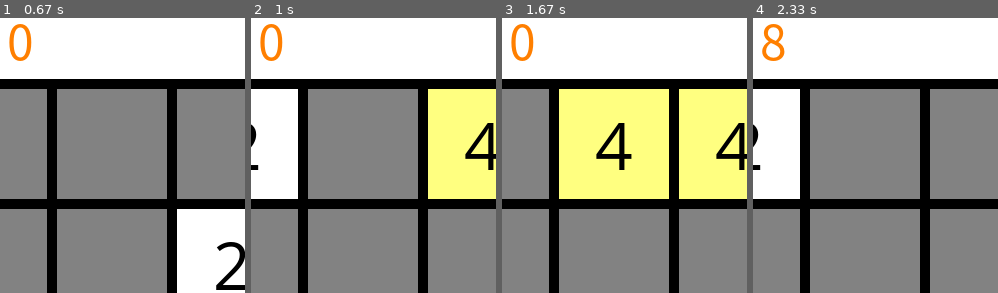
Above: before the commit, frames 1-4 (left to right).
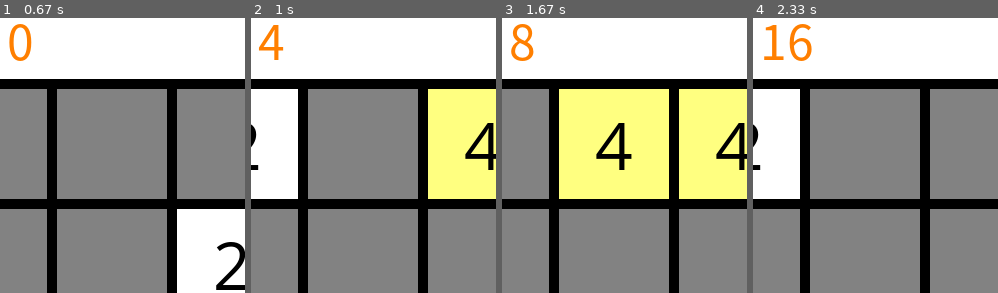
Above: after the commit, the same moments.

Repository: Roman-Blokhin/Python
Game: pygame game, started from my_code/game_2048/main.py
Same seed, same stepped clock (60 frames per second), same inputs: the game is played once before the commit and once after it.
Inputs:
- Up to frame 1 (0.67 s): hold Right from 0.33 s (still down)
- Up to frame 2 (1 s): release Right at 0.8 s; hold Up from 0.83 s (still down)
- Up to frame 3 (1.67 s): release Up at 1.13 s; hold Right from 1.17 s (still down)
- Up to frame 4 (2.33 s): release Right at 1.72 s; hold Left from 1.75 s (still down)
The pictures show only the part of the screen within x 39-89%, y 0-50%; the shares and areas given below are measured in that part.

Frame 1 is identical in both runs. In frame 2, 0.8% of the frame differs, in the area x 3-14%, y 2-16%; in frame 3, 0.5%; in frame 4, 1.3%, in the area x 3-25%, y 2-16%.

Commit message:
6. Pygame. 2048. Дорабатываем программу для суммирования очков вправо, вверх, вниз + доработал тесты

Diff:
--- a/my_code/game_2048/logics.py
+++ b/my_code/game_2048/logics.py
@@ -71,6 +71,7 @@
 
 # 20. движение массива вправо и схлопывание в нем чисел
 def move_right(mas):
+    delta = 0
     for row in mas:
         while 0 in row:
             row.remove(0)
@@ -80,13 +81,15 @@
         for j in range(3, 0, -1):  # 20.2 обходим колонки справа налево с шагом -1
             if mas[i][j] == mas[i][j - 1] and mas[i][j] != 0:  # 20.3 если индекс массива = соседу слева
                 mas[i][j] *= 2
+                delta += mas[i][j]
                 mas[i].pop(j - 1)  # 20.4 удаляем соседа слева
                 mas[i].insert(0, 0)  # 20.5 нули вставляем в начало - индекс и значение
-    return mas
+    return mas, delta
 
 
 # 22. движение массива вверх и схлопывание в нем чисел
 def move_up(mas):
+    delta = 0
     for j in range(4):  # 22.1 сначала мы обходим колонки
         column = []  # 22.2 создаем побочный список, куда будем добавлять числа(одномерный массив)
         for i in range(4):  # 22.3 проходимся по рядам
@@ -97,15 +100,17 @@
         for i in range(3):  # 22.8 пробегаемся по элементам
             if column[i] == column[i + 1] and column[i] != 0:  # 22.9 если соседние элементы равны и текущий не = 0
                 column[i] *= 2  # 22.10 они схлопываются
+                delta += column[i]
                 column.pop(i + 1)  # 22.11 удаляем второй элемент
                 column.append(0)  # 22.12 добавляем вместо него 0
         for i in range(4):  # 22.13 обходим наши элементы
             mas[i][j] = column[i]  # 22.14 по индексу сохраняем номер элемента в колонке в массив
-    return mas
+    return mas, delta
 
 
 # 24. движение массива вниз и схлопывание в нем чисел
 def move_down(mas):
+    delta = 0
     for j in range(4):
         column = []
         for i in range(4):
@@ -116,11 +121,12 @@
         for i in range(3, 0, -1):
             if column[i] == column[i - 1] and column[i] != 0:
                 column[i] *= 2
+                delta += column[i]
                 column.pop(i - 1)
                 column.insert(0, 0)
         for i in range(4):
             mas[i][j] = column[i]
-    return mas
+    return mas, delta
 
 
 # 25. игра не заканчивается, когда нулей в массиве уже не осталось, но есть одинаковые элементы по вертикали или гориз.
--- a/my_code/game_2048/main.py
+++ b/my_code/game_2048/main.py
@@ -104,13 +104,13 @@
                 mas, delta = move_left(mas)  # 28.3 добавляем переменную дельта для корректности
             # 21. подключаем функцию обработки события при нажатии кнопки вправо на клавиатуре
             if event.key == pygame.K_RIGHT:
-                mas = move_right(mas)
+                mas, delta = move_right(mas)
             # 23. подключаем функцию обработки события при нажатии кнопки вверх на клавиатуре
             if event.key == pygame.K_UP:
-                mas = move_up(mas)
+                mas, delta = move_up(mas)
             # 25. подключаем функцию обработки события при нажатии кнопки вниз на клавиатуре
             if event.key == pygame.K_DOWN:
-                mas = move_down(mas)
+                mas, delta = move_down(mas)
             score += delta  # 28.5 суммируем очки
             # 12.3 переносим данные цикла в это условие
             # input()
--- a/my_code/game_2048/tests.py
+++ b/my_code/game_2048/tests.py
@@ -130,7 +130,7 @@
             [0, 0, 0, 8],
             [0, 0, 0, 0],
         ]
-        self.assertEqual(move_up(mas), rez)
+        self.assertEqual(move_up(mas), (rez, 40))
 
 
     def test_15(self):  # 11. принимаем массив и сравниваем с новым, который уже схлопнулся, движение вниз
@@ -147,7 +147,7 @@
             [4, 0, 2, 8],
             [8, 16, 4, 8],
         ]
-        self.assertEqual(move_down(mas), rez)
+        self.assertEqual(move_down(mas), (rez, 40))
 
 
     def test_16(self):  # 12. проверка на равенство соседних элементов
